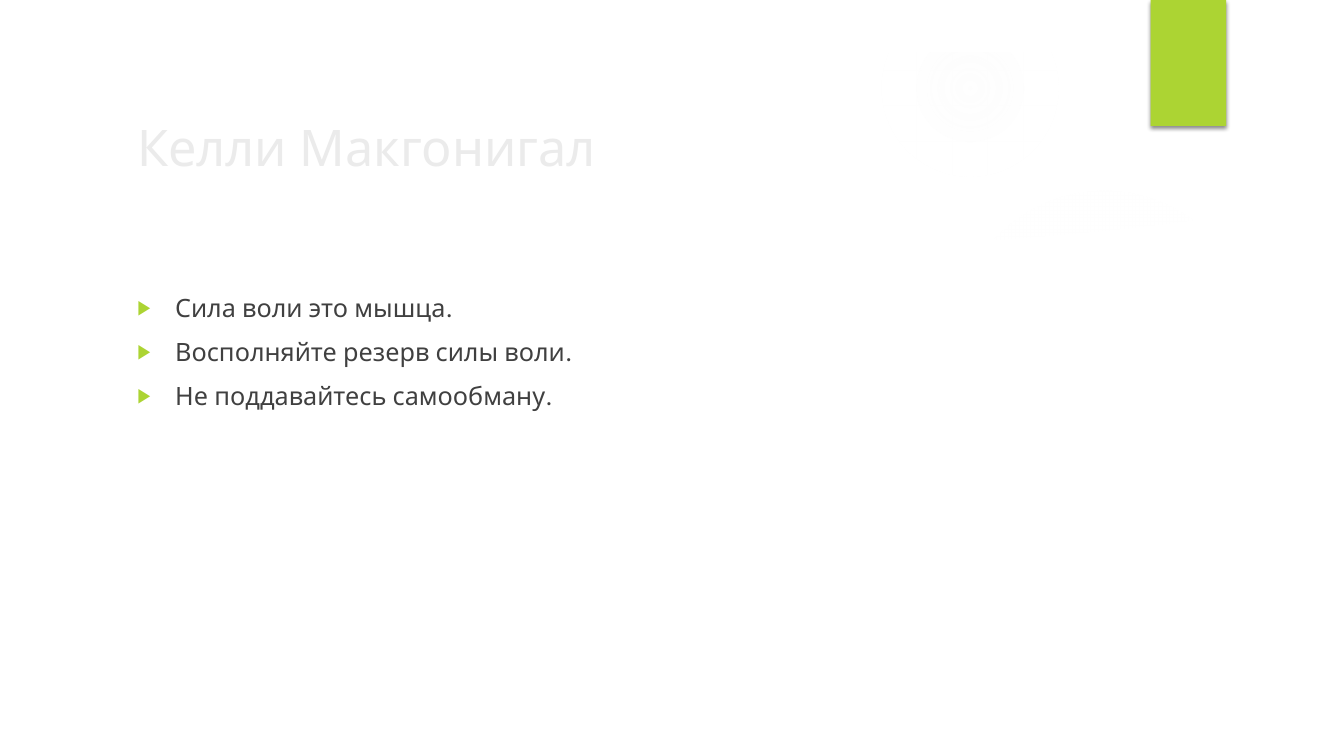
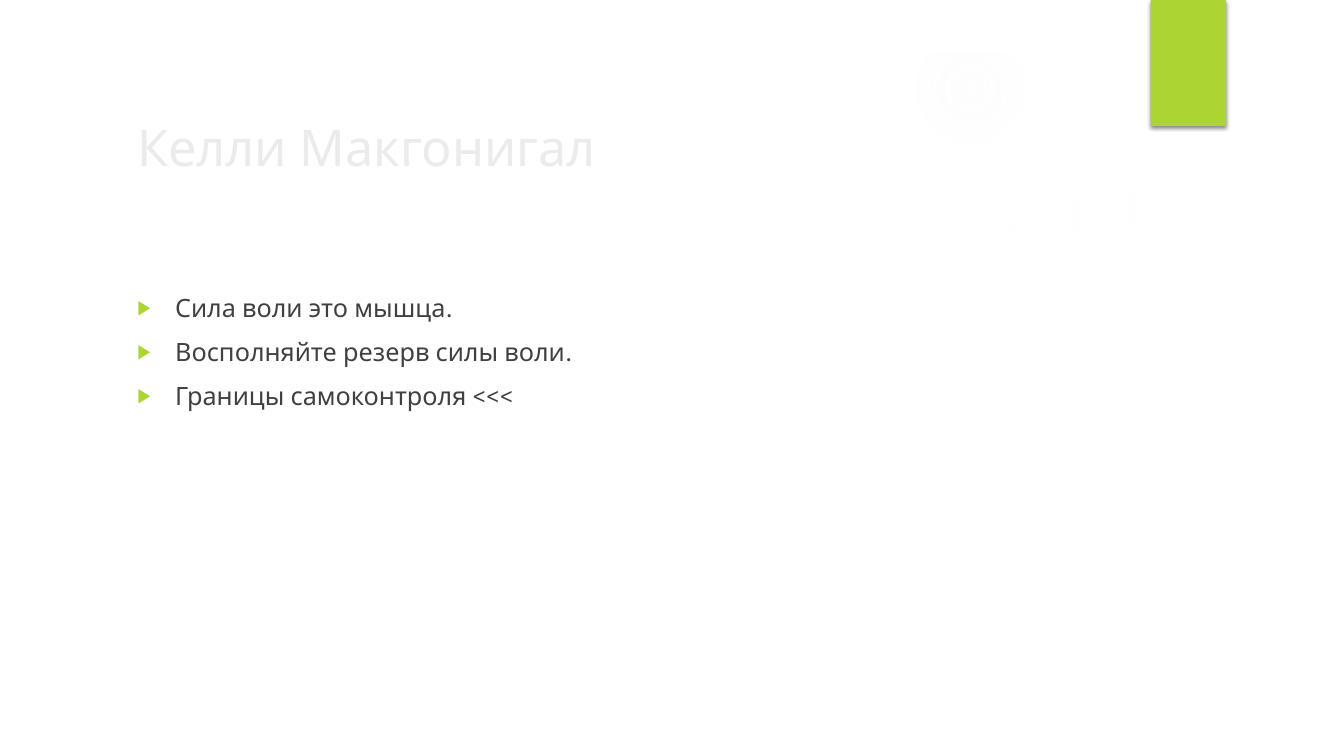
Before and after one commit to VladimirMakarevich/presentations, a slide deck: slide 26 of softskills/willpower/willpower.pptx (slide 25 before the commit). Drawn at 1344x756 pixels with LibreOffice and Linux fonts; fonts in the diff are those of the drawing; background and template pictures are left out. Boxes give left, top, right and bottom in pixels: in the first picture for what was removed or moved away, otherwise in the second. Text is boxed around its words. In the diff, an @@ line names an element or a change of style, - is before the commit and + after.

```diff
--- a/softskills/willpower/willpower.pptx
+++ b/softskills/willpower/willpower.pptx
@@ text at <box>175,387,467,411</box>: text changed @@
-▶ Не поддавайтесь самообману.
+▶ Границы самоконтроля <<<
```
Also in this commit, not shown: 8 other slides changed, 10 slides added, 8 slides removed.
